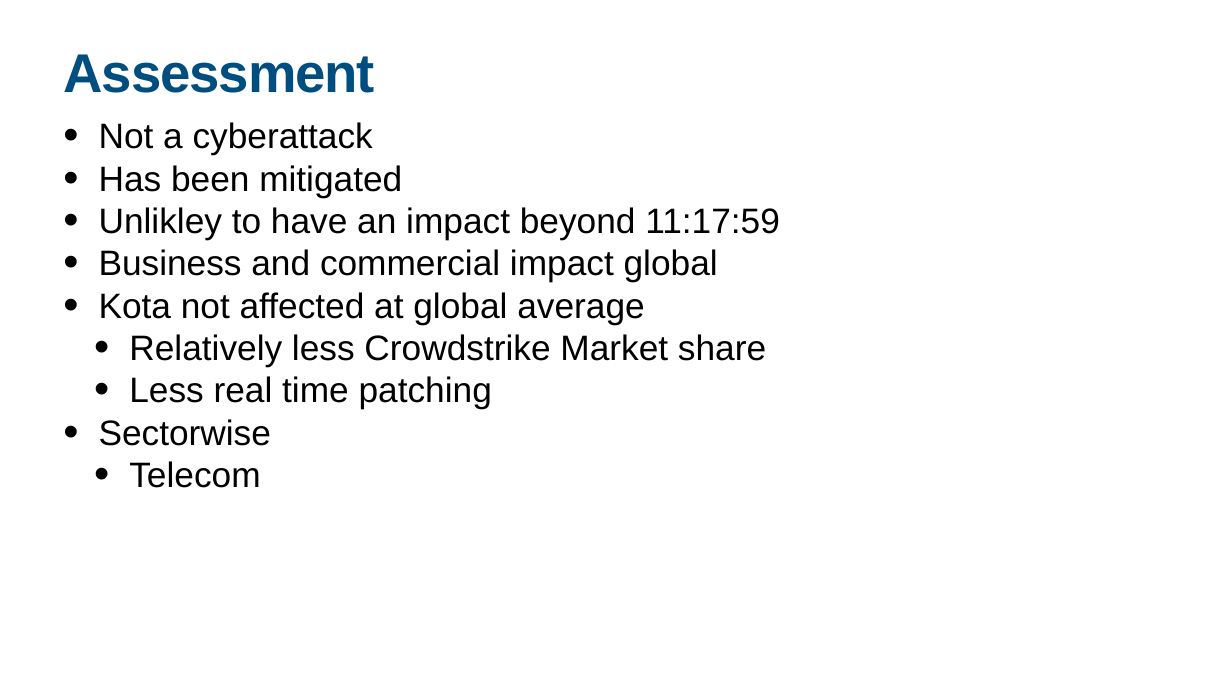
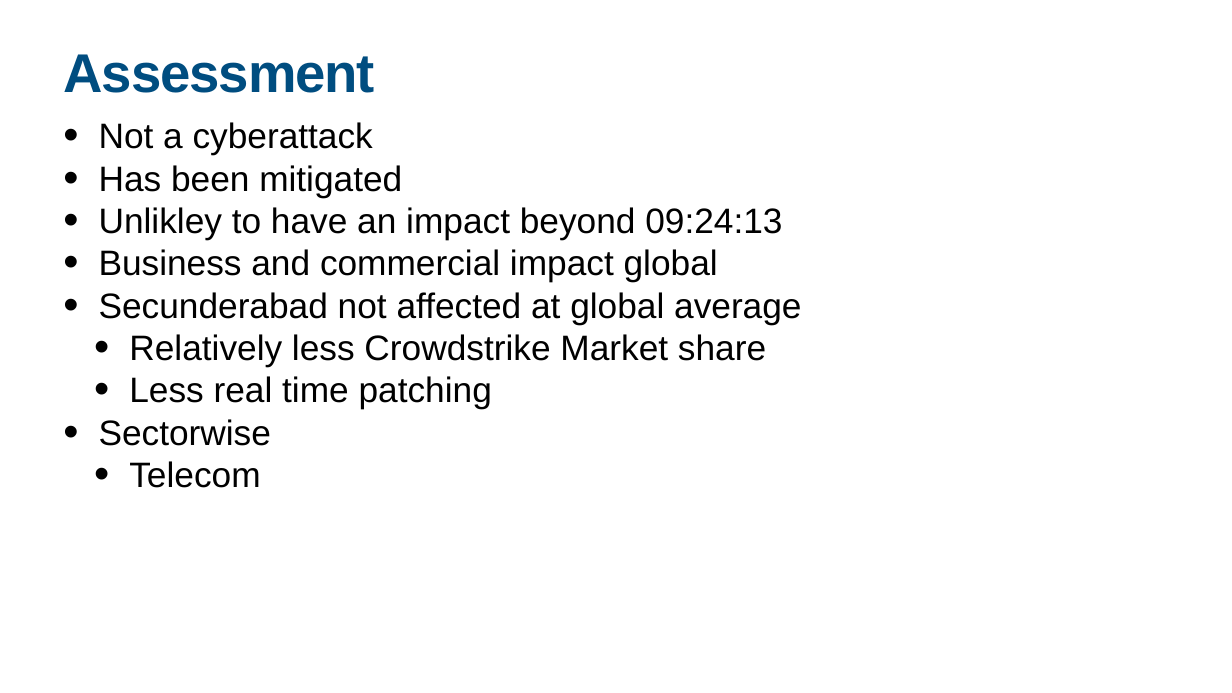
Before and after one commit to Swarnim1812/REDACT-TOOL, a slide deck: slide 8 of backend/outputs2/redacted_Crowdstrike_Prelim_Assessment_new.pptx. Drawn at 1232x693 pixels with LibreOffice and Linux fonts; fonts in the diff are those of the drawing. Boxes give left, top, right and bottom in pixels: in the first picture for what was removed or moved away, otherwise in the second. Text is boxed around its words. In the diff, an @@ line names an element or a change of style, - is before the commit and + after.

```diff
--- a/backend/outputs2/redacted_Crowdstrike_Prelim_Assessment_new.pptx
+++ b/backend/outputs2/redacted_Crowdstrike_Prelim_Assessment_new.pptx
@@ text at box(99, 207, 782, 240): text changed @@
-• Unlikley to have an impact beyond 11:17:59
+• Unlikley to have an impact beyond 09:24:13
@@ text at box(99, 292, 801, 324): text changed @@
-• Kota not affected at global average
+• Secunderabad not affected at global average
```
Also in this commit, not shown: 10 other slides changed, 1 slide added, 1 slide removed, 15 other files.
